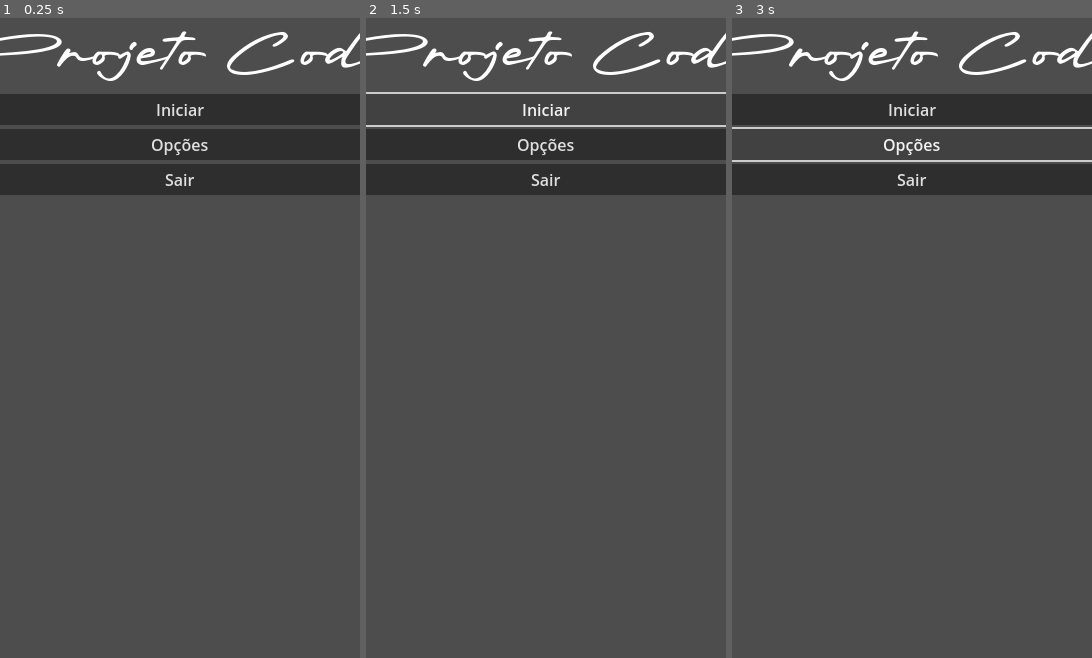
Above: before the commit, frames 1-3 (left to right).
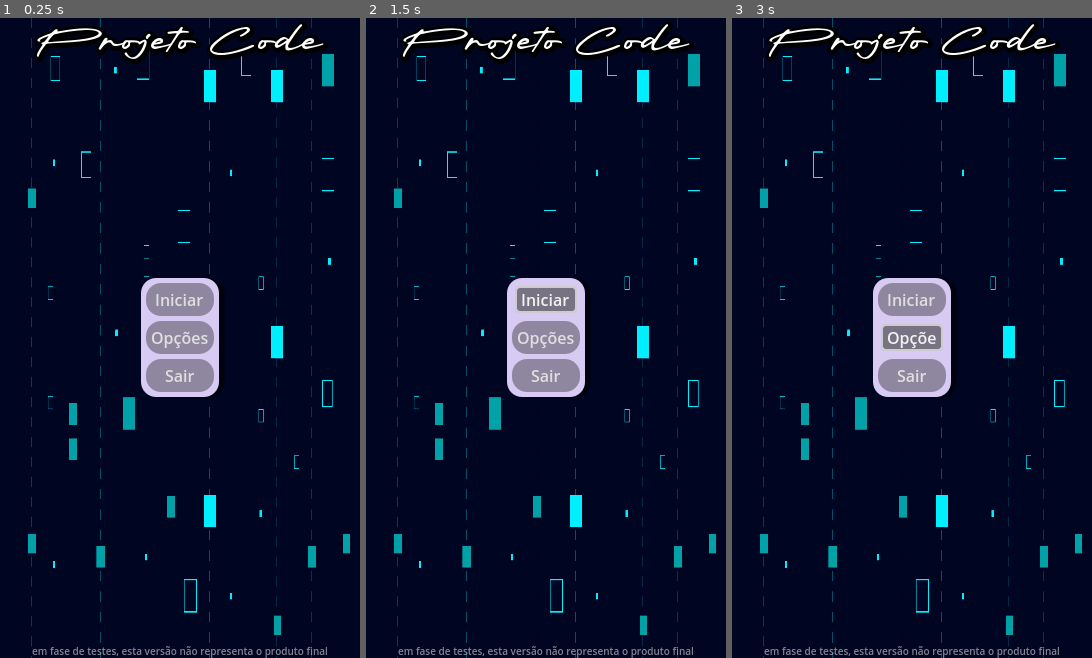
Above: after the commit, the same moments.

Repository: ggxrc/projeto-code
Game: Godot game, scene res://MenuPrincipal.tscn
Two runs of this game, one before a commit and one after it. Both use one fixed random seed, a clock stepped at 60 frames per second and the inputs below.
Inputs:
- Up to frame 1 (0.25 s): no input
- Up to frame 2 (1.5 s): click "Opções" at 0.5 s; click "Iniciar" at 1.25 s
- Up to frame 3 (3 s): click "Iniciar" at 2 s; click "Opções" at 2.75 s

The runs differ from the first frame. In frame 1, 100% of the frame differs, in the area x 0-100%, y 0-100%; in frame 2, 100%; in frame 3, 100%.

Commit message:
Mudanças na interface

Diff:
--- a/Botões/button01.tscn
+++ b/Botões/button01.tscn
@@ -1,8 +1,20 @@
-[gd_scene format=3 uid="uid://5actqkqmokhy"]
+[gd_scene load_steps=2 format=3 uid="uid://5actqkqmokhy"]
+
+[sub_resource type="StyleBoxFlat" id="StyleBoxFlat_v4wte"]
+bg_color = Color(0.111197, 0.111197, 0.111197, 0.384314)
+corner_radius_top_left = 15
+corner_radius_top_right = 15
+corner_radius_bottom_right = 15
+corner_radius_bottom_left = 15
+expand_margin_left = 5.0
+expand_margin_top = 5.0
+expand_margin_right = 5.0
+expand_margin_bottom = 5.0
 
 [node name="iniciar_button" type="Button"]
 offset_left = 305.0
 offset_top = 190.0
 offset_right = 381.0
 offset_bottom = 228.0
+theme_override_styles/normal = SubResource("StyleBoxFlat_v4wte")
 text = "botão"
--- a/MenuPrincipal.tscn
+++ b/MenuPrincipal.tscn
@@ -1,44 +1,88 @@
-[gd_scene load_steps=4 format=3 uid="uid://iy7ihik2nwjv"]
+[gd_scene load_steps=7 format=3 uid="uid://iy7ihik2nwjv"]
 
 [ext_resource type="FontFile" uid="uid://ds7btw5dcvyac" path="res://Fontes/mayonice/Mayonice.otf" id="1_axqsu"]
+[ext_resource type="Texture2D" uid="uid://br6siex53jgtr" path="res://Texturas/3129831.jpg" id="1_xpw8q"]
 [ext_resource type="PackedScene" uid="uid://5actqkqmokhy" path="res://Botões/button01.tscn" id="2_3vkgr"]
 
 [sub_resource type="LabelSettings" id="LabelSettings_kjrao"]
 font = ExtResource("1_axqsu")
-font_size = 64
+font_size = 42
+outline_size = 3
+outline_color = Color(0, 0, 0, 1)
 shadow_size = 15
+shadow_color = Color(0, 0, 0, 1)
 
-[node name="Control" type="Control"]
-layout_mode = 3
+[sub_resource type="LabelSettings" id="LabelSettings_r4ny2"]
+font_size = 10
+font_color = Color(1, 1, 1, 0.513726)
+outline_size = 1
+outline_color = Color(1, 1, 1, 0)
+
+[sub_resource type="StyleBoxFlat" id="StyleBoxFlat_0ubah"]
+bg_color = Color(0.842254, 0.79019, 0.950936, 1)
+corner_radius_top_left = 15
+corner_radius_top_right = 15
+corner_radius_bottom_right = 15
+corner_radius_bottom_left = 15
+expand_margin_left = 10.0
+expand_margin_top = 10.0
+expand_margin_right = 10.0
+expand_margin_bottom = 10.0
+shadow_size = 1
+shadow_offset = Vector2(5, 0)
+
+[node name="TextureRect" type="TextureRect"]
+anchors_preset = 15
+anchor_right = 1.0
+anchor_bottom = 1.0
+grow_horizontal = 2
+grow_vertical = 2
+texture = ExtResource("1_xpw8q")
+expand_mode = 1
+
+[node name="MarginContainer" type="MarginContainer" parent="."]
+layout_mode = 1
 anchors_preset = 15
 anchor_right = 1.0
 anchor_bottom = 1.0
 grow_horizontal = 2
 grow_vertical = 2
 
-[node name="VBoxContainer" type="VBoxContainer" parent="."]
-layout_mode = 1
-anchors_preset = 5
-anchor_left = 0.5
-anchor_right = 0.5
-offset_left = -217.5
-offset_right = 217.5
-offset_bottom = 177.0
-grow_horizontal = 2
-
-[node name="Label" type="Label" parent="VBoxContainer"]
+[node name="Titulo" type="Label" parent="MarginContainer"]
 layout_mode = 2
+size_flags_horizontal = 4
+size_flags_vertical = 0
 text = "Projeto Code"
 label_settings = SubResource("LabelSettings_kjrao")
 
-[node name="iniciar_button" parent="VBoxContainer" instance=ExtResource("2_3vkgr")]
+[node name="aviso" type="Label" parent="MarginContainer"]
+layout_mode = 2
+size_flags_vertical = 8
+text = "em fase de testes, esta versão não representa o produto final"
+label_settings = SubResource("LabelSettings_r4ny2")
+horizontal_alignment = 1
+vertical_alignment = 1
+
+[node name="PanelContainer" type="PanelContainer" parent="MarginContainer"]
+layout_mode = 2
+size_flags_horizontal = 4
+size_flags_vertical = 4
+theme_override_styles/panel = SubResource("StyleBoxFlat_0ubah")
+
+[node name="VBoxContainer" type="VBoxContainer" parent="MarginContainer/PanelContainer"]
+layout_mode = 2
+size_flags_horizontal = 4
+size_flags_vertical = 4
+theme_override_constants/separation = 15
+
+[node name="iniciar_button" parent="MarginContainer/PanelContainer/VBoxContainer" instance=ExtResource("2_3vkgr")]
 layout_mode = 2
 text = "Iniciar"
 
-[node name="op_button" parent="VBoxContainer" instance=ExtResource("2_3vkgr")]
+[node name="op_button" parent="MarginContainer/PanelContainer/VBoxContainer" instance=ExtResource("2_3vkgr")]
 layout_mode = 2
 text = "Opções"
 
-[node name="sair_button" parent="VBoxContainer" instance=ExtResource("2_3vkgr")]
+[node name="sair_button" parent="MarginContainer/PanelContainer/VBoxContainer" instance=ExtResource("2_3vkgr")]
 layout_mode = 2
 text = "Sair"
Binary file added: Texturas/3129831.jpg
Not shown, added: Texturas/3129831.jpg.import
